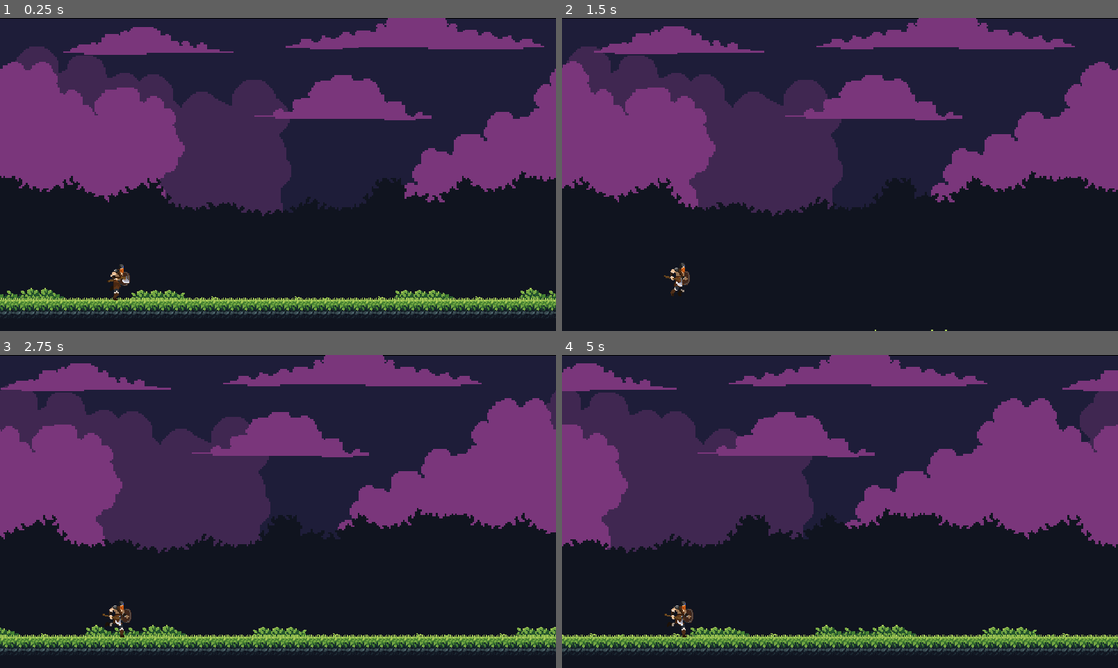
Above: before the commit, frames 1-4 (two rows, left to right).
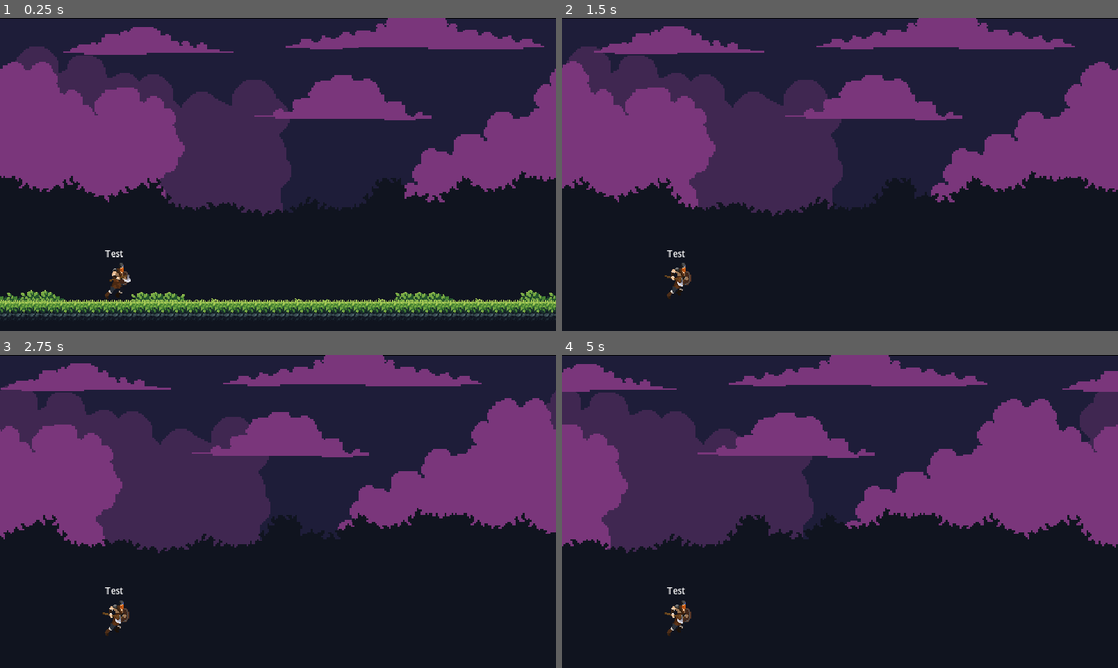
Above: after the commit, the same moments.

Repository: TylerK/games
Game: Godot game, scene res://World.tscn
Two runs of this game, one before a commit and one after it. Both use one fixed random seed, a clock stepped at 60 frames per second and the inputs below.
Inputs:
- Up to frame 1 (0.25 s): no input
- Up to frame 2 (1.5 s): tap W (jump) at 0.6, 0.77, 1.07, 1.35 s
- Up to frame 3 (2.75 s): tap W (jump) at 1.52, 1.82, 2.1 s
- Up to frame 4 (5 s): tap W (jump) at 2.85, 3.02, 3.32, 3.6, 3.77, 4.07, 4.35, 4.52, 4.82 s

The runs differ from the first frame. In frame 1, 5.2% of the frame differs, in the area x 0-100%, y 74-97%; in frame 2, 0.2%; in frame 3, 5.7%; in frame 4, 6.1%, in the area x 0-100%, y 0-96%.

Commit message:
Add state machine, hook up player states

Diff:
--- a/001-Viking-Run/World.tscn
+++ b/001-Viking-Run/World.tscn
@@ -53,10 +53,6 @@
 
 [node name="Player" parent="." instance=ExtResource("6_gug0v")]
 position = Vector2(128, 296)
-jump_speed = -460
-gravity = 1740
-friction = 0.443
-acceleration = 0.025
 
 [node name="Camera2D" type="Camera2D" parent="Player"]
 position = Vector2(-128, -294)
--- /dev/null
+++ b/001-Viking-Run/classes/state.gd
@@ -0,0 +1,17 @@
+extends Node
+
+class_name State
+
+signal transitioned(new_state_name: StringName)
+
+func enter() -> void:
+	pass
+
+func exit() -> void:
+	pass
+
+func update(delta: float) -> void:
+	pass
+
+func physics_update(delta: float) -> void:
+	pass
--- /dev/null
+++ b/001-Viking-Run/classes/state_machine.gd
@@ -0,0 +1,37 @@
+extends Node
+
+class_name StateMachine
+
+@export var current_state: State
+var states: Dictionary = {}
+
+func _ready() -> void:
+	for child in get_children():
+		print(child)
+		if child is State:
+			states[child.name] = child
+			child.transitioned.connect(on_child_transitioned)
+		else:
+			push_warning("Hey dummy, state machine contains a child which is not 'State'")
+	current_state.enter()
+
+func on_child_transitioned(new_state_name: StringName) -> void:
+	var new_state = states.get(new_state_name)
+
+	print(states)
+
+	if new_state != null:
+		if new_state != current_state:
+			current_state.exit()
+			new_state.enter()
+			current_state = new_state
+	else:
+		push_warning("Hey dummy, you called a transition on a state that does not exist")
+
+
+func _process(delta):
+	current_state.update(delta)
+
+
+func _physics_process(delta):
+	current_state.physics_update(delta)
--- a/001-Viking-Run/project.godot
+++ b/001-Viking-Run/project.godot
@@ -18,7 +18,6 @@
 
 window/size/viewport_width=640
 window/size/viewport_height=360
-window/size/mode=2
 window/size/window_width_override=1280
 window/size/window_height_override=720
 window/stretch/mode="canvas_items"
@@ -39,9 +38,19 @@
 }
 jump={
 "deadzone": 0.5,
+"events": [Object(InputEventKey,"resource_local_to_scene":false,"resource_name":"","device":-1,"window_id":0,"alt_pressed":false,"shift_pressed":false,"ctrl_pressed":false,"meta_pressed":false,"pressed":false,"keycode":0,"physical_keycode":87,"key_label":0,"unicode":119,"echo":false,"script":null)
+, Object(InputEventKey,"resource_local_to_scene":false,"resource_name":"","device":-1,"window_id":0,"alt_pressed":false,"shift_pressed":false,"ctrl_pressed":false,"meta_pressed":false,"pressed":false,"keycode":0,"physical_keycode":4194320,"key_label":0,"unicode":0,"echo":false,"script":null)
+]
+}
+slide={
+"deadzone": 0.5,
+"events": [Object(InputEventKey,"resource_local_to_scene":false,"resource_name":"","device":-1,"window_id":0,"alt_pressed":false,"shift_pressed":false,"ctrl_pressed":false,"meta_pressed":false,"pressed":false,"keycode":0,"physical_keycode":83,"key_label":0,"unicode":115,"echo":false,"script":null)
+, Object(InputEventKey,"resource_local_to_scene":false,"resource_name":"","device":-1,"window_id":0,"alt_pressed":false,"shift_pressed":false,"ctrl_pressed":false,"meta_pressed":false,"pressed":false,"keycode":0,"physical_keycode":4194322,"key_label":0,"unicode":0,"echo":false,"script":null)
+]
+}
+attack={
+"deadzone": 0.5,
 "events": [Object(InputEventKey,"resource_local_to_scene":false,"resource_name":"","device":-1,"window_id":0,"alt_pressed":false,"shift_pressed":false,"ctrl_pressed":false,"meta_pressed":false,"pressed":false,"keycode":0,"physical_keycode":32,"key_label":0,"unicode":32,"echo":false,"script":null)
-, Object(InputEventKey,"resource_local_to_scene":false,"resource_name":"","device":-1,"window_id":0,"alt_pressed":false,"shift_pressed":false,"ctrl_pressed":false,"meta_pressed":false,"pressed":false,"keycode":0,"physical_keycode":87,"key_label":0,"unicode":119,"echo":false,"script":null)
-, Object(InputEventKey,"resource_local_to_scene":false,"resource_name":"","device":-1,"window_id":0,"alt_pressed":false,"shift_pressed":false,"ctrl_pressed":false,"meta_pressed":false,"pressed":false,"keycode":0,"physical_keycode":4194320,"key_label":0,"unicode":0,"echo":false,"script":null)
 ]
 }
 
--- a/001-Viking-Run/scenes/player.tscn
+++ b/001-Viking-Run/scenes/player.tscn
@@ -1,39 +1,27 @@
-[gd_scene load_steps=41 format=3 uid="uid://c0oxffugc611e"]
+[gd_scene load_steps=27 format=3 uid="uid://c0oxffugc611e"]
 
 [ext_resource type="Texture2D" uid="uid://ciq8awnkh2l7r" path="res://assets/dan/sprite-sheet.png" id="1_avmt3"]
-[ext_resource type="Script" path="res://scripts/Player.gd" id="1_chwyg"]
-
-[sub_resource type="AtlasTexture" id="AtlasTexture_c40di"]
-atlas = ExtResource("1_avmt3")
-region = Rect2(0, 0, 115, 84)
-
-[sub_resource type="AtlasTexture" id="AtlasTexture_u3s7g"]
-atlas = ExtResource("1_avmt3")
-region = Rect2(115, 0, 115, 84)
-
-[sub_resource type="AtlasTexture" id="AtlasTexture_qn0at"]
-atlas = ExtResource("1_avmt3")
-region = Rect2(230, 0, 115, 84)
-
-[sub_resource type="AtlasTexture" id="AtlasTexture_30xmo"]
-atlas = ExtResource("1_avmt3")
-region = Rect2(345, 0, 115, 84)
-
-[sub_resource type="AtlasTexture" id="AtlasTexture_dnyg2"]
-atlas = ExtResource("1_avmt3")
-region = Rect2(460, 0, 115, 84)
-
-[sub_resource type="AtlasTexture" id="AtlasTexture_l7jd1"]
-atlas = ExtResource("1_avmt3")
-region = Rect2(575, 0, 115, 84)
-
-[sub_resource type="AtlasTexture" id="AtlasTexture_yrkrt"]
-atlas = ExtResource("1_avmt3")
-region = Rect2(690, 0, 115, 84)
-
-[sub_resource type="AtlasTexture" id="AtlasTexture_usuok"]
-atlas = ExtResource("1_avmt3")
-region = Rect2(805, 0, 115, 84)
+[ext_resource type="Script" path="res://scripts/player_running_state.gd" id="3_1rgpi"]
+[ext_resource type="Script" path="res://classes/state_machine.gd" id="3_4f6te"]
+[ext_resource type="Script" path="res://scripts/player_attacking_state.gd" id="4_1kgj8"]
+[ext_resource type="Script" path="res://scripts/player_jumping_state.gd" id="5_qk8m1"]
+[ext_resource type="Script" path="res://scripts/player_sliding_state.gd" id="6_uqauy"]
+
+[sub_resource type="AtlasTexture" id="AtlasTexture_qsbr6"]
+atlas = ExtResource("1_avmt3")
+region = Rect2(0, 672, 115, 84)
+
+[sub_resource type="AtlasTexture" id="AtlasTexture_3nfcl"]
+atlas = ExtResource("1_avmt3")
+region = Rect2(115, 672, 115, 84)
+
+[sub_resource type="AtlasTexture" id="AtlasTexture_ineai"]
+atlas = ExtResource("1_avmt3")
+region = Rect2(230, 672, 115, 84)
+
+[sub_resource type="AtlasTexture" id="AtlasTexture_ctgtu"]
+atlas = ExtResource("1_avmt3")
+region = Rect2(345, 672, 115, 84)
 
 [sub_resource type="AtlasTexture" id="AtlasTexture_f12ab"]
 atlas = ExtResource("1_avmt3")
@@ -87,96 +75,28 @@
 atlas = ExtResource("1_avmt3")
 region = Rect2(805, 168, 115, 84)
 
-[sub_resource type="AtlasTexture" id="AtlasTexture_gw8hr"]
-atlas = ExtResource("1_avmt3")
-region = Rect2(0, 1260, 115, 84)
-
-[sub_resource type="AtlasTexture" id="AtlasTexture_ojysx"]
-atlas = ExtResource("1_avmt3")
-region = Rect2(115, 1260, 115, 84)
-
-[sub_resource type="AtlasTexture" id="AtlasTexture_m8alo"]
-atlas = ExtResource("1_avmt3")
-region = Rect2(230, 1260, 115, 84)
-
-[sub_resource type="AtlasTexture" id="AtlasTexture_7qms2"]
+[sub_resource type="AtlasTexture" id="AtlasTexture_33qvm"]
 atlas = ExtResource("1_avmt3")
 region = Rect2(345, 1260, 115, 84)
-
-[sub_resource type="AtlasTexture" id="AtlasTexture_cx7yh"]
-atlas = ExtResource("1_avmt3")
-region = Rect2(460, 1260, 115, 84)
-
-[sub_resource type="AtlasTexture" id="AtlasTexture_ws2ro"]
-atlas = ExtResource("1_avmt3")
-region = Rect2(575, 1260, 115, 84)
-
-[sub_resource type="AtlasTexture" id="AtlasTexture_aq4ne"]
-atlas = ExtResource("1_avmt3")
-region = Rect2(690, 1260, 115, 84)
-
-[sub_resource type="AtlasTexture" id="AtlasTexture_tdhe5"]
-atlas = ExtResource("1_avmt3")
-region = Rect2(0, 84, 115, 84)
-
-[sub_resource type="AtlasTexture" id="AtlasTexture_q876t"]
-atlas = ExtResource("1_avmt3")
-region = Rect2(115, 84, 115, 84)
-
-[sub_resource type="AtlasTexture" id="AtlasTexture_w8d06"]
-atlas = ExtResource("1_avmt3")
-region = Rect2(230, 84, 115, 84)
-
-[sub_resource type="AtlasTexture" id="AtlasTexture_srvmd"]
-atlas = ExtResource("1_avmt3")
-region = Rect2(345, 84, 115, 84)
-
-[sub_resource type="AtlasTexture" id="AtlasTexture_086gy"]
-atlas = ExtResource("1_avmt3")
-region = Rect2(460, 84, 115, 84)
-
-[sub_resource type="AtlasTexture" id="AtlasTexture_ymxak"]
-atlas = ExtResource("1_avmt3")
-region = Rect2(575, 84, 115, 84)
-
-[sub_resource type="AtlasTexture" id="AtlasTexture_qofl8"]
-atlas = ExtResource("1_avmt3")
-region = Rect2(690, 84, 115, 84)
-
-[sub_resource type="AtlasTexture" id="AtlasTexture_w5p0x"]
-atlas = ExtResource("1_avmt3")
-region = Rect2(805, 84, 115, 84)
 
 [sub_resource type="SpriteFrames" id="SpriteFrames_3oa23"]
 animations = [{
 "frames": [{
 "duration": 1.0,
-"texture": SubResource("AtlasTexture_c40di")
-}, {
-"duration": 1.0,
-"texture": SubResource("AtlasTexture_u3s7g")
-}, {
-"duration": 1.0,
-"texture": SubResource("AtlasTexture_qn0at")
-}, {
-"duration": 1.0,
-"texture": SubResource("AtlasTexture_30xmo")
-}, {
-"duration": 1.0,
-"texture": SubResource("AtlasTexture_dnyg2")
-}, {
-"duration": 1.0,
-"texture": SubResource("AtlasTexture_l7jd1")
-}, {
-"duration": 1.0,
-"texture": SubResource("AtlasTexture_yrkrt")
-}, {
-"duration": 1.0,
-"texture": SubResource("AtlasTexture_usuok")
-}],
-"loop": true,
-"name": &"idle",
-"speed": 10.0
+"texture": SubResource("AtlasTexture_qsbr6")
+}, {
+"duration": 1.0,
+"texture": SubResource("AtlasTexture_3nfcl")
+}, {
+"duration": 1.0,
+"texture": SubResource("AtlasTexture_ineai")
+}, {
+"duration": 1.0,
+"texture": SubResource("AtlasTexture_ctgtu")
+}],
+"loop": false,
+"name": &"attack",
+"speed": 12.0
 }, {
 "frames": [{
 "duration": 1.0,
@@ -235,84 +155,58 @@
 }],
 "loop": true,
 "name": &"run",
-"speed": 14.0
-}, {
-"frames": [{
-"duration": 1.0,
-"texture": SubResource("AtlasTexture_gw8hr")
-}, {
-"duration": 1.0,
-"texture": SubResource("AtlasTexture_ojysx")
-}, {
-"duration": 1.0,
-"texture": SubResource("AtlasTexture_m8alo")
-}, {
-"duration": 1.0,
-"texture": SubResource("AtlasTexture_7qms2")
-}],
-"loop": true,
-"name": &"slide1",
-"speed": 10.0
-}, {
-"frames": [{
-"duration": 1.0,
-"texture": SubResource("AtlasTexture_cx7yh")
-}, {
-"duration": 1.0,
-"texture": SubResource("AtlasTexture_ws2ro")
-}, {
-"duration": 1.0,
-"texture": SubResource("AtlasTexture_aq4ne")
-}],
-"loop": true,
-"name": &"slide2",
-"speed": 10.0
-}, {
-"frames": [{
-"duration": 1.0,
-"texture": SubResource("AtlasTexture_tdhe5")
-}, {
-"duration": 1.0,
-"texture": SubResource("AtlasTexture_q876t")
-}, {
-"duration": 1.0,
-"texture": SubResource("AtlasTexture_w8d06")
-}, {
-"duration": 1.0,
-"texture": SubResource("AtlasTexture_srvmd")
-}, {
-"duration": 1.0,
-"texture": SubResource("AtlasTexture_086gy")
-}, {
-"duration": 1.0,
-"texture": SubResource("AtlasTexture_ymxak")
-}, {
-"duration": 1.0,
-"texture": SubResource("AtlasTexture_qofl8")
-}, {
-"duration": 1.0,
-"texture": SubResource("AtlasTexture_w5p0x")
-}],
-"loop": true,
-"name": &"walk",
+"speed": 16.0
+}, {
+"frames": [{
+"duration": 1.0,
+"texture": SubResource("AtlasTexture_33qvm")
+}],
+"loop": false,
+"name": &"slide",
 "speed": 10.0
 }]
 
 [sub_resource type="RectangleShape2D" id="RectangleShape2D_hgp7d"]
 size = Vector2(20, 39.5)
 
-[node name="Dan" type="CharacterBody2D"]
-script = ExtResource("1_chwyg")
-speed = 570
-friction = 0.805
-acceleration = 0.853
-
-[node name="AnimatedSprite2D" type="AnimatedSprite2D" parent="."]
+[node name="Player" type="CharacterBody2D"]
+
+[node name="Label" type="Label" parent="."]
+offset_left = -32.0
+offset_top = -30.0
+offset_right = 40.0
+offset_bottom = -16.0
+theme_override_font_sizes/font_size = 10
+text = "Test"
+horizontal_alignment = 1
+
+[node name="PlayerSprite" type="AnimatedSprite2D" parent="."]
 position = Vector2(5, 2)
 sprite_frames = SubResource("SpriteFrames_3oa23")
-animation = &"idle"
+animation = &"run"
 
 [node name="CollisionShape2D" type="CollisionShape2D" parent="."]
 position = Vector2(3, 11)
 shape = SubResource("RectangleShape2D_hgp7d")
 debug_color = Color(0.833614, 0.0013354, 0.937399, 0.42)
+
+[node name="States" type="Node" parent="." node_paths=PackedStringArray("current_state")]
+script = ExtResource("3_4f6te")
+current_state = NodePath("Running")
+
+[node name="Running" type="Node" parent="States" node_paths=PackedStringArray("actor")]
+script = ExtResource("3_1rgpi")
+actor = NodePath("../..")
+
+[node name="Attacking" type="Node" parent="States"]
+script = ExtResource("4_1kgj8")
+
+[node name="Jumping" type="Node" parent="States" node_paths=PackedStringArray("actor")]
+script = ExtResource("5_qk8m1")
+actor = NodePath("../..")
+jump_height = 100.0
+jump_time_to_peak = 0.3
+jump_time_to_descent = 0.4
+
+[node name="Sliding" type="Node" parent="States"]
+script = ExtResource("6_uqauy")
--- a/001-Viking-Run/scripts/player.gd
+++ /dev/null
@@ -1,28 +0,0 @@
-extends CharacterBody2D
-
-@export var jump_speed := -800
-@export var gravity := 3000
-@export_range(0.0, 1.0) var friction := 0.3
-@export_range(0.0, 1.0) var acceleration := 0.9
-
-func get_input():
-	if Input.is_action_just_pressed("jump") and is_on_floor():
-		velocity.y = jump_speed
-
-func process_gravity(delta):
-	velocity.y += gravity * delta
-
-func process_movement_animations():
-	if is_on_floor():
-		$AnimatedSprite2D.play('run')
-	else:
-		if velocity.y > 0:
-			$AnimatedSprite2D.play('jump1')
-		elif velocity.y < 0:
-			$AnimatedSprite2D.play('jump2')
-
-func _physics_process(delta):
-	process_gravity(delta)
-	get_input()
-	move_and_slide()
-	process_movement_animations()
--- /dev/null
+++ b/001-Viking-Run/scripts/player_attacking_state.gd
@@ -0,0 +1,7 @@
+extends State
+
+class_name AttackingState
+
+func ready():
+	print('Attacking...')
+	pass
--- a/001-Viking-Run/scripts/player_camera.gd
+++ /dev/null
@@ -1,11 +0,0 @@
-extends Camera2D
-
-@onready var topLeft = $CameraLimits/TopLeft
-@onready var bottomRight = $CameraLimits/BottomRight
-
-# Called when the node enters the scene tree for the first time.
-func _ready():
-	limit_top = topLeft.position.y
-	limit_left = topLeft.position.x
-	limit_right = bottomRight.position.x
-	limit_bottom = bottomRight.position.y
--- /dev/null
+++ b/001-Viking-Run/scripts/player_jumping_state.gd
@@ -0,0 +1,33 @@
+extends State
+
+class_name JumpingState
+
+@export var actor: CharacterBody2D
+
+@export var jump_height : float
+@export var jump_time_to_peak : float
+@export var jump_time_to_descent : float
+
+@onready var jump_velocity : float = ((2.0 * jump_height) / jump_time_to_peak) * -1.0
+@onready var jump_gravity : float = ((-2.0 * jump_height) / (jump_time_to_peak * jump_time_to_peak)) * -1.0
+@onready var fall_gravity : float = ((-2.0 * jump_height) / (jump_time_to_descent * jump_time_to_descent)) * -1.0
+
+var velocity := Vector2.ZERO
+
+func enter():
+	$"../../PlayerSprite".play("jump1")
+	actor.velocity.y = jump_velocity
+
+
+func physics_update(delta):
+	velocity.y += get_gravity() * delta
+	actor.move_and_slide()
+
+
+func get_gravity() -> float:
+	return jump_gravity if velocity.y < 0.0 else fall_gravity
+
+
+func jump():
+	velocity.y = jump_velocity
+	transitioned.emit('Running')
--- /dev/null
+++ b/001-Viking-Run/scripts/player_running_state.gd
@@ -0,0 +1,12 @@
+extends State
+
+class_name PlayerRunningState
+
+@export var actor: CharacterBody2D
+
+func enter():
+	$"../../PlayerSprite".play("run")
+
+func physics_update(_delta):
+	if Input.is_action_just_pressed("jump"):
+		transitioned.emit('Jumping')
--- /dev/null
+++ b/001-Viking-Run/scripts/player_sliding_state.gd
@@ -0,0 +1,7 @@
+extends State
+
+class_name SlidingState
+
+func ready():
+	print('Sliding...')
+	pass
